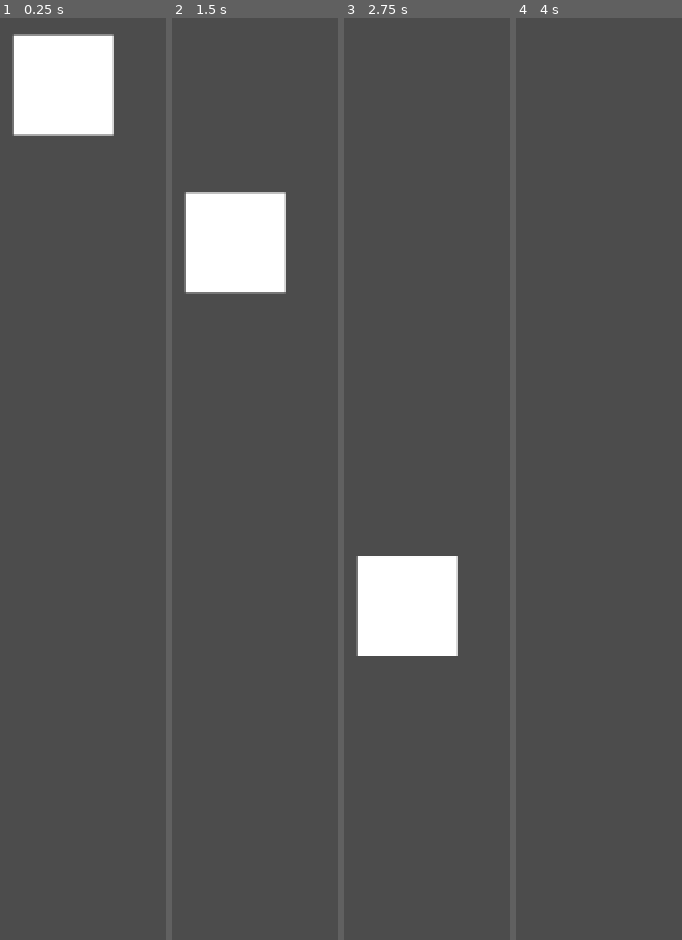
Above: before the commit, frames 1-4 (left to right).
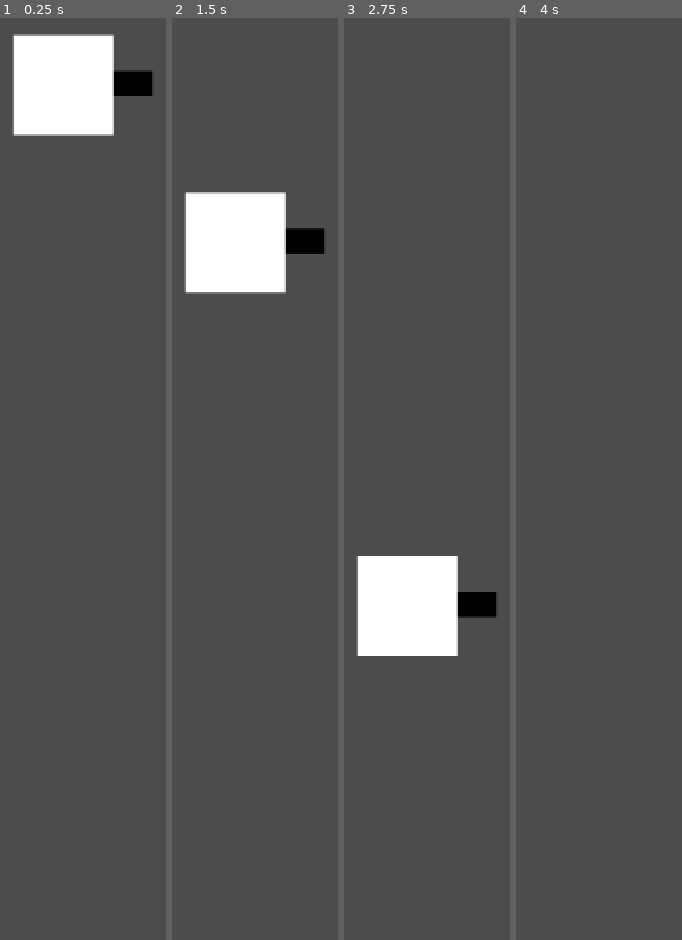
Above: after the commit, the same moments.

Repository: ther0n/Blocki
Game: Godot game, scene res://player.tscn
The game is run twice, just before and just after one commit, with the same random seed, the same clock (stepped at 60 frames per second) and the same inputs. This scene is started directly instead of the project's main scene.
Inputs:
- Up to frame 1 (0.25 s): no input
- Up to frame 2 (1.5 s): tap Enter at 0.5 s
- Up to frame 3 (2.75 s): no input
- Up to frame 4 (4 s): no input

The runs differ from the first frame. In frame 1, 0.6% of the frame differs, in the area x 68-92%, y 5-9%; in frame 2, 0.6%; in frame 3, 0.6%; in frame 4, nothing differs.

Commit message:
air gun angle

Diff:
--- a/player.gd
+++ b/player.gd
@@ -20,14 +20,16 @@
 func _ready():
 	pass # Replace with function body.
 
+func process(delta):
+	add_force(Vector2(0,0),Vector2(0,1))
 
 func _integrate_forces(state):
 	var lv = state.get_linear_velocity()
 	var step = state.get_step()
+
+	# Get the controls.
 	update_inputs()
-	# Get the controls.
-
-	#var move_right = Input.is_action_pressed("player_right")
+	$Gun.rotation = aim_angle - rotation
 
 	if abs(lv.x) < MOVE_MAX_VELOCITY:
 		lv.x += move_x * MOVE_ACCEL * step
--- a/player.tscn
+++ b/player.tscn
@@ -9,6 +9,11 @@
 position = Vector2( 47, 49 )
 script = ExtResource( 1 )
 
+[node name="Gun" type="Polygon2D" parent="."]
+scale = Vector2( 1, 0.265625 )
+color = Color( 0, 0, 0, 1 )
+polygon = PoolVector2Array( -8, -33.8824, 57, -33.8824, 57, 26.3529, -8, 26.3529 )
+
 [node name="Polygon2D" type="Polygon2D" parent="."]
 polygon = PoolVector2Array( -32, -32, 32, -32, 32, 32, -32, 32 )
 
--- a/test.tscn
+++ b/test.tscn
@@ -18,6 +18,7 @@
 position = Vector2( 832.077, 124.104 )
 
 [node name="Polygon2D" type="Polygon2D" parent="Cube2"]
+antialiased = true
 polygon = PoolVector2Array( -32, -32, 32, -32, 32, 32, -32, 32 )
 
 [node name="CollisionShape2D" type="CollisionShape2D" parent="Cube2"]
@@ -27,6 +28,7 @@
 position = Vector2( 864, 376 )
 
 [node name="Polygon2D" type="Polygon2D" parent="Cube3"]
+antialiased = true
 polygon = PoolVector2Array( -32, -32, 32, -32, 32, 32, -32, 32 )
 
 [node name="CollisionShape2D" type="CollisionShape2D" parent="Cube3"]
@@ -36,6 +38,7 @@
 position = Vector2( 888, 200 )
 
 [node name="Polygon2D" type="Polygon2D" parent="Cube4"]
+antialiased = true
 polygon = PoolVector2Array( -32, -32, 32, -32, 32, 32, -32, 32 )
 
 [node name="CollisionShape2D" type="CollisionShape2D" parent="Cube4"]
@@ -45,6 +48,7 @@
 position = Vector2( 272, 368 )
 
 [node name="Polygon2D" type="Polygon2D" parent="Cube5"]
+antialiased = true
 polygon = PoolVector2Array( -32, -32, 32, -32, 32, 32, -32, 32 )
 
 [node name="CollisionShape2D" type="CollisionShape2D" parent="Cube5"]
@@ -54,6 +58,7 @@
 position = Vector2( 816.099, 50.8343 )
 
 [node name="Polygon2D" type="Polygon2D" parent="Cube6"]
+antialiased = true
 polygon = PoolVector2Array( -32, -32, 32, -32, 32, 32, -32, 32 )
 
 [node name="CollisionShape2D" type="CollisionShape2D" parent="Cube6"]
